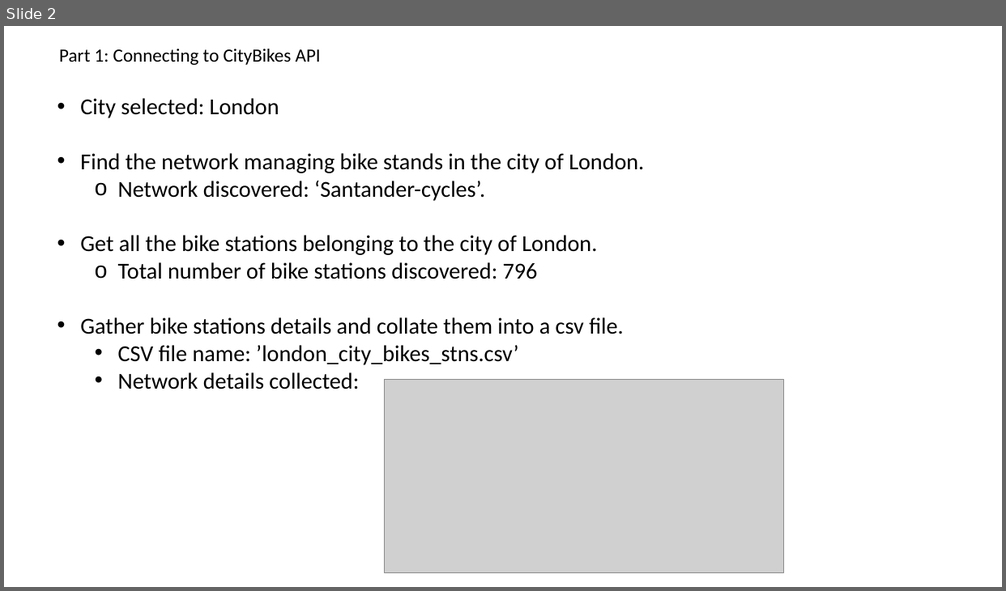
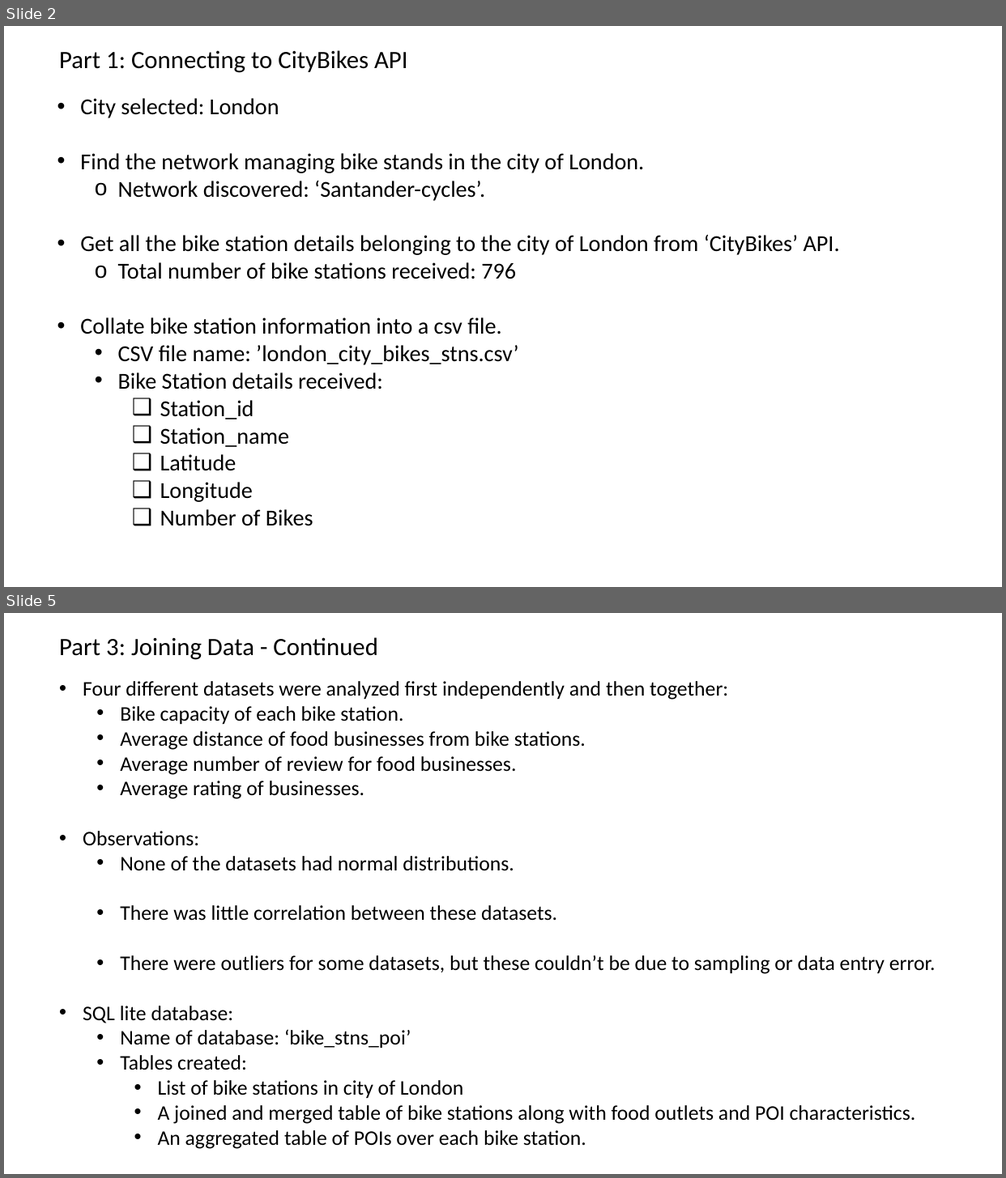
Before and after one commit to alifaisalraza/Statistical-Modelling-Project, a slide deck: Project_presentation.pptx. Shown one above the other, each under a label of ours: slide 2 before the commit, slides 2 and 5 after it; the slides between them are not shown. The pictures are 1006x591 and 1006x1178 pixels, drawn with LibreOffice and Linux fonts; fonts in the diff are those of the drawing; grey boxes stand for pictures. Boxes give left, top, right and bottom in pixels: in the first picture for what was removed or moved away, otherwise in the second. Text is boxed around its words. In the diff, an @@ line names an element or a change of style, - is before the commit and + after.

```diff
--- a/Project_presentation.pptx
+++ b/Project_presentation.pptx
@@ slide 5 added at (4,613,1002,1174), background #FFFFFF @@
@@ text added at (59,637,378,660), 24 pt, text #000000 @@
+Part 3: Joining Data - Continued
@@ text added at (83,681,936,1149), 20 pt, text #000000 @@
+• Four different datasets were analyzed first independently and then together:
+  • Bike capacity of each bike station.
+  • Average distance of food businesses from bike stations.
+  • Average number of review for food businesses.
+  • Average rating of businesses.
+• Observations:
+  • None of the datasets had normal distributions.
+  • There was little correlation between these datasets.
+  • There were outliers for some datasets, but these couldn’t be due to sampling or data entry error.
+• SQL lite database:
+  • Name of database: ‘bike_stns_poi’
+  • Tables created:
+    • List of bike stations in city of London
+    • A joined and merged table of bike stations along with food outlets and POI characteristics.
+    • An aggregated table of POIs over each bike station.
@@ slide 2 changed as well @@
@@ text "Part 1: Connecting to CityBikes ..." at (59,50,407,73): size 18 to 24 pt @@
@@ text at (80,235,840,335): text changed @@
-• Get all the bike stations belonging to the city of London.
-  o Total number of bike stations discovered: 796
-• Gather bike stations details and collate them into a csv file.
+• Get all the bike station details belonging to the city of London from ‘CityBikes’ API.
+  o Total number of bike stations received: 796
+• Collate bike station information into a csv file.
@@ text at (118,373,383,527): text changed @@
-  • Network details collected:
+  • Bike Station details received:
+    ❑ Station_id
+    ❑ Station_name
+    ❑ Latitude
+    ❑ Longitude
+    ❑ Number of Bikes
@@ picture removed at (385,380,783,574) @@
```
Also in this commit, not shown: 3 other slides changed, 2 other slides added, 1 slide removed, 3 other files.
